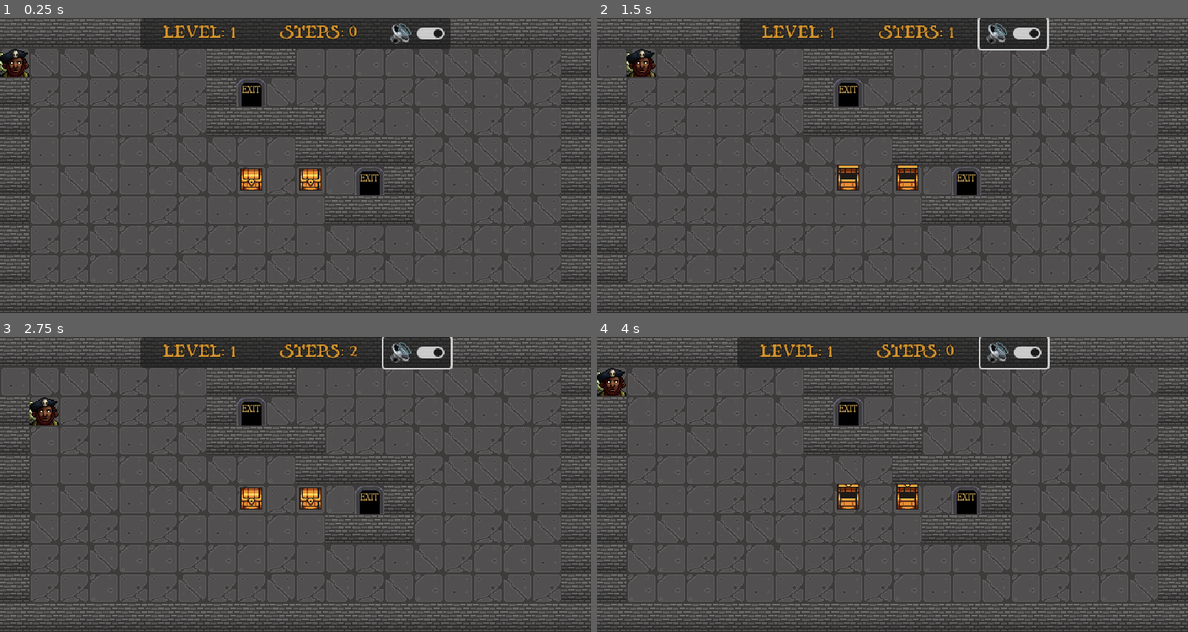
Above: before the commit, frames 1-4 (two rows, left to right).
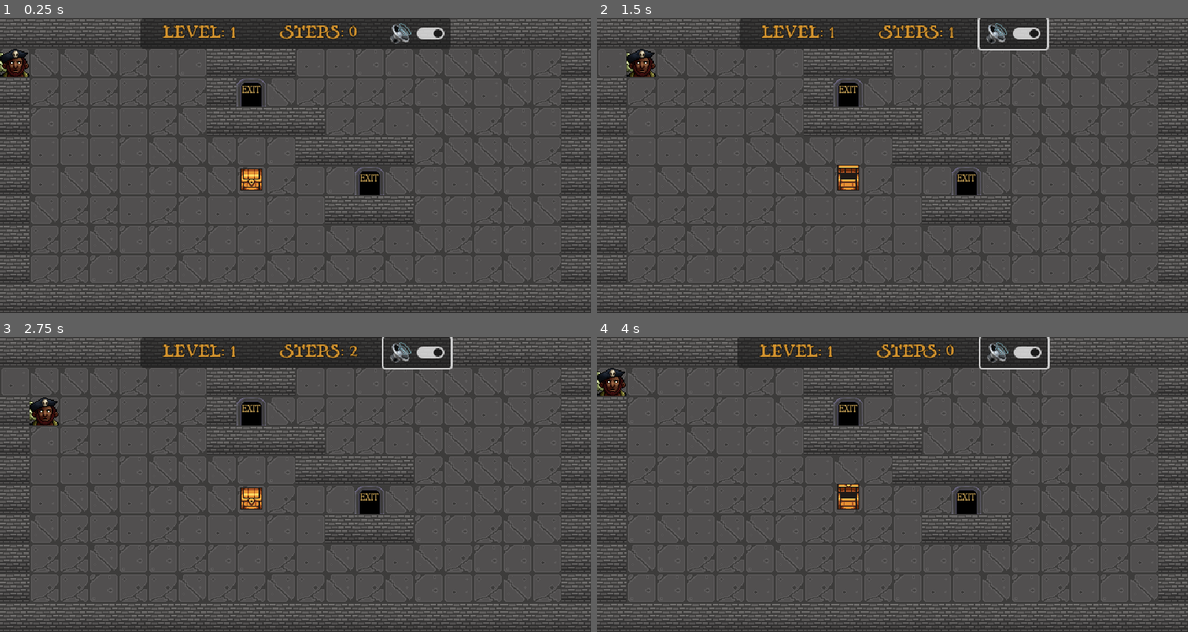
Above: after the commit, the same moments.

Repository: rdoetjes/pirateban
Game: Godot game, scene res://Game.tscn
Same seed, same stepped clock (60 frames per second), same inputs: the game is played once before the commit and once after it.
Inputs (mouse positions are in pixels of both pictures, inside the frame that each line leads up to):
- Up to frame 1 (0.25 s): no input
- Up to frame 2 (1.5 s): click (1016, 32) at 0.5 s; tap Enter at 1.25 s; hold Right (ui_right) from 1.28 s (still down)
- Up to frame 3 (2.75 s): release Right (ui_right) at 2.03 s; hold Down (ui_down) from 2.03 s (still down)
- Up to frame 4 (4 s): tap R (restart) at 2.75, 3.5 s; release Down (ui_down) at 2.78 s; hold Right (ui_right) 2.78-3.53 s; hold Up (ui_up) from 3.53 s (still down)

The runs differ from the first frame. In frame 1, 0.5% of the frame differs, in the area x 50-70%, y 50-60%; in frame 2, 0.5%; in frame 3, 0.5%; in frame 4, 0.5%.

Commit message:
fixed collision door

Diff:
--- a/Door.tscn
+++ b/Door.tscn
@@ -4,7 +4,7 @@
 [ext_resource type="Script" path="res://Door.gd" id="1_f222p"]
 
 [sub_resource type="RectangleShape2D" id="RectangleShape2D_dvofe"]
-size = Vector2(32, 32)
+size = Vector2(30, 30)
 
 [sub_resource type="AtlasTexture" id="AtlasTexture_wpe3s"]
 atlas = ExtResource("1_b2buv")
--- a/Player.gd
+++ b/Player.gd
@@ -60,8 +60,8 @@
 			var t: Treasure = ray.get_collider()
 			var vt: Vector2i = new_pos - grid_pos
 			print(str(vt))
-			t.set_grid_position(Vector2i(t.grid_pos.x+vt.x,t.grid_pos.y+vt.y), true)
-			print("moving treasure")
+			if t.set_grid_position(Vector2i(t.grid_pos.x+vt.x,t.grid_pos.y+vt.y), true):
+				move_anim(new_pos)
 	else:
 		position = Vector2(new_pos.x*32+16, new_pos.y*32+16)
 		grid_pos = new_pos
--- a/Player.tscn
+++ b/Player.tscn
@@ -19,5 +19,6 @@
 texture = ExtResource("2_e4adg")
 
 [node name="RayCast2D" type="RayCast2D" parent="."]
+z_index = 2
 target_position = Vector2(0, 16)
 collide_with_areas = true
--- a/Treasure.gd
+++ b/Treasure.gd
@@ -14,7 +14,7 @@
 func _process(_delta):
 	pass
 
-func set_grid_position(new_pos : Vector2i, use_tween: bool) -> void:
+func set_grid_position(new_pos : Vector2i, use_tween: bool) -> bool:
 	if use_tween:
 		var v: Vector2 = Vector2(new_pos.x*32+16, new_pos.y*32+16) - position
 		ray.set_target_position(v)
@@ -23,6 +23,9 @@
 			var tween = create_tween()
 			tween.tween_property(self, "position", Vector2(new_pos.x*32+16, new_pos.y*32+16), 0.15)
 			grid_pos = new_pos
+			return true
+		return false
 	else:
 		position = Vector2(new_pos.x*32+16, new_pos.y*32+16)
 		grid_pos = new_pos
+		return true
--- a/Treasure.tscn
+++ b/Treasure.tscn
@@ -45,6 +45,7 @@
 }]
 
 [node name="Treasure" type="Area2D"]
+z_index = 1
 disable_mode = 2
 script = ExtResource("1_pqrv6")
 metadata/_edit_group_ = true
Not shown, changed: levels/level1.txt
